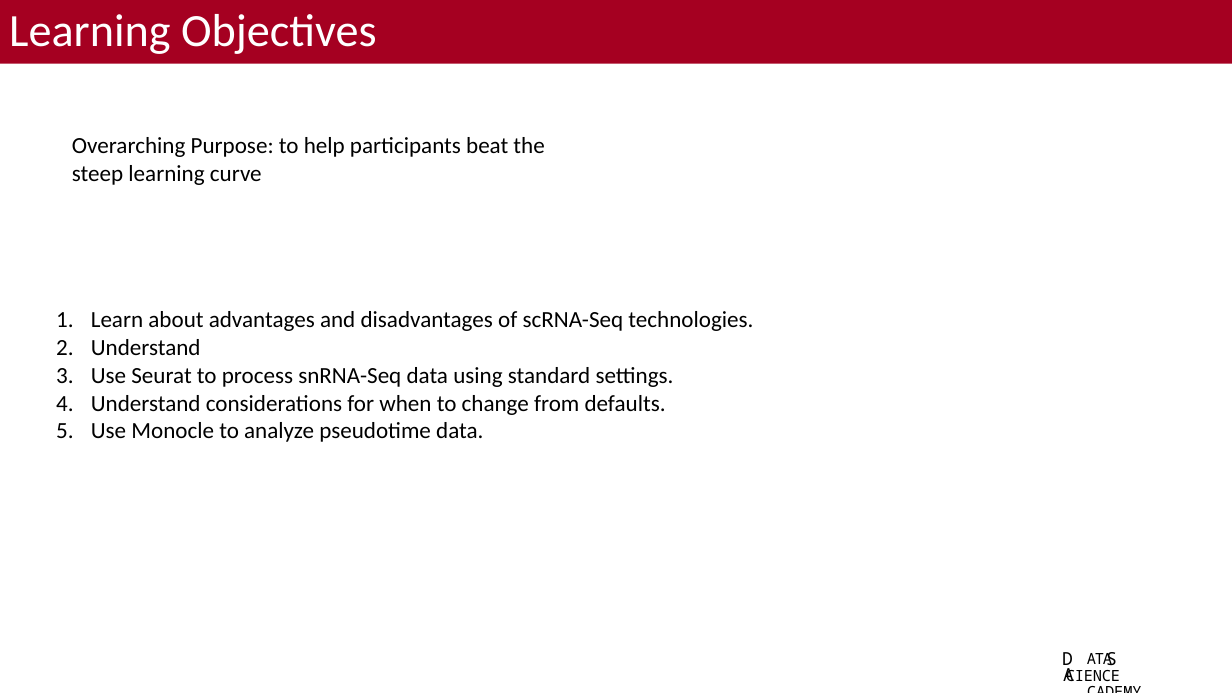
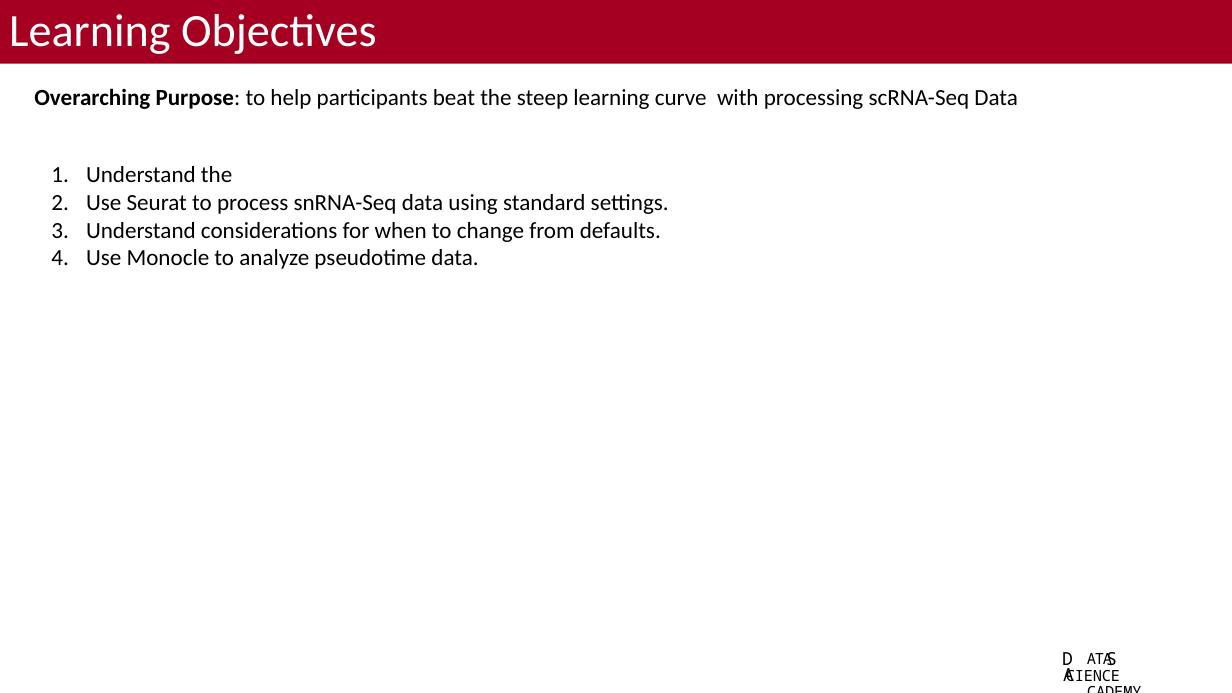
Before and after one commit to bacorli2/scrna_workshop, a slide deck: slide 3 of M0_Intro_Workshop/M0_Introdution_Course.pptx. Drawn at 1232x693 pixels with LibreOffice and Linux fonts; fonts in the diff are those of the drawing; background and template pictures are left out. Boxes give left, top, right and bottom in pixels: in the first picture for what was removed or moved away, otherwise in the second. Text is boxed around its words. In the diff, an @@ line names an element or a change of style, - is before the commit and + after.

```diff
--- a/M0_Intro_Workshop/M0_Introdution_Course.pptx
+++ b/M0_Intro_Workshop/M0_Introdution_Course.pptx
@@ text at (34,88,1018,109): text changed @@
-Overarching Purpose: to help participants beat the steep learning curve
+Overarching Purpose: to help participants beat the steep learning curve with processing scRNA-Seq Data
@@ text "Understand the": place and size @@
-text "Understand the" at (91,311,753,442)
+text "Understand the" at (86,166,669,269)
@@ text at (86,166,232,182): text changed @@
-1. Learn about advantages and disadvantages of scRNA-Seq technologies.
-2. Understand
+1. Understand the
```
Also in this commit, not shown: 3 other slides changed, 1 slide added.
